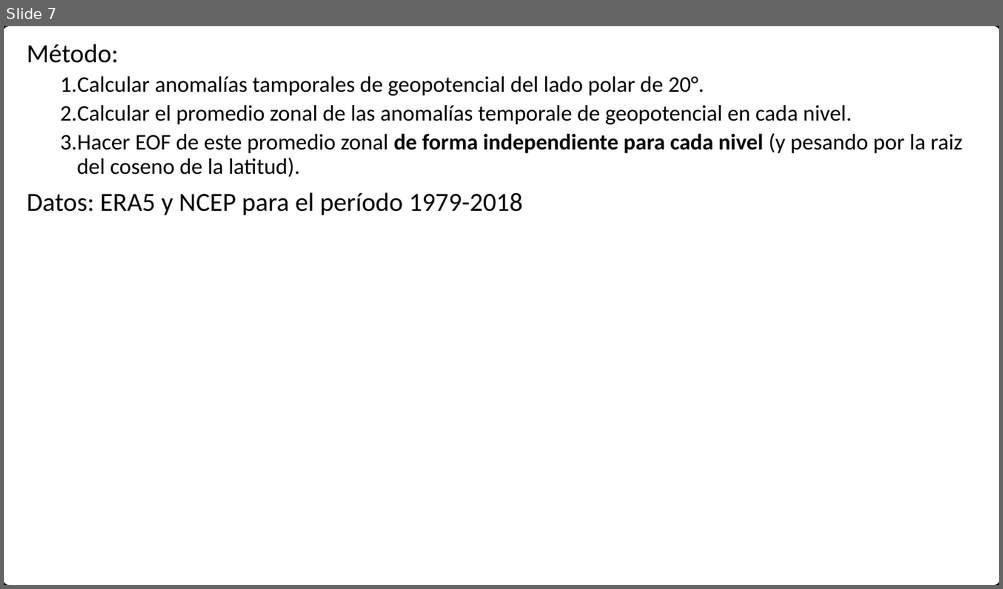
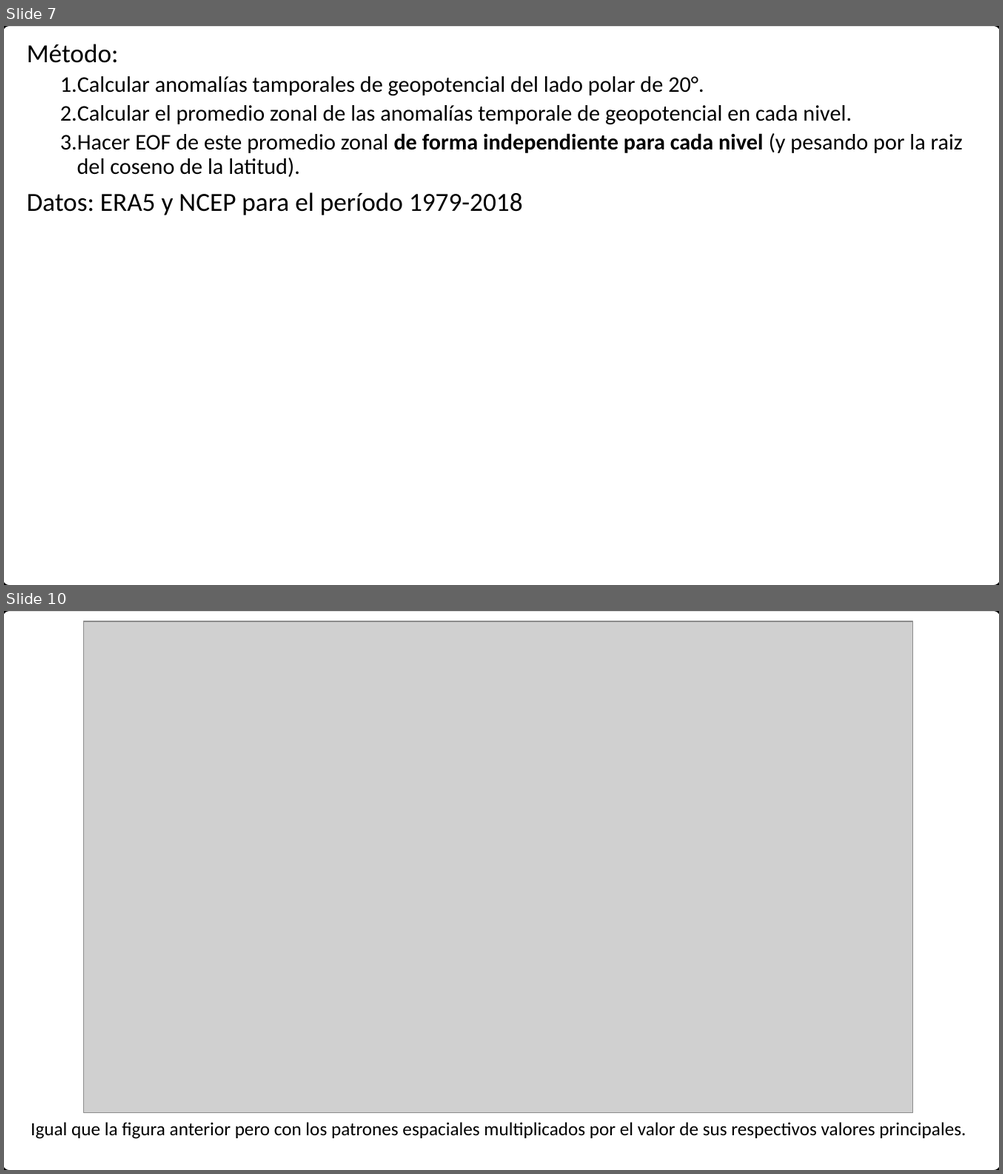
Before and after one commit to eliocamp/onda3, a slide deck: 26-SAM_asim.pptx. Shown one above the other, each under a label of ours: slide 7 before the commit, slides 7 and 10 after it; the slides between them are not shown. The pictures are 1003x589 and 1003x1174 pixels, drawn with LibreOffice and Linux fonts; fonts in the diff are those of the drawing; grey boxes stand for pictures. Boxes give left, top, right and bottom in pixels: in the first picture for what was removed or moved away, otherwise in the second. Text is boxed around its words. In the diff, an @@ line names an element or a change of style, - is before the commit and + after.

```diff
--- a/26-SAM_asim.pptx
+++ b/26-SAM_asim.pptx
@@ slide 10 added at [4, 611, 999, 1170], background #FFFFFF; not listed: 1 template element that a slide beside it also shows @@
@@ picture added at [84, 621, 913, 1114] @@
@@ text added at [31, 1122, 965, 1139], 18 pt, text #000000 @@
+Igual que la figura anterior pero con los patrones espaciales multiplicados por el valor de sus respectivos valores principales.
```
Also in this commit, not shown: 6 slides changed, 15 other slides added, 1 slide removed, 3 other files.
